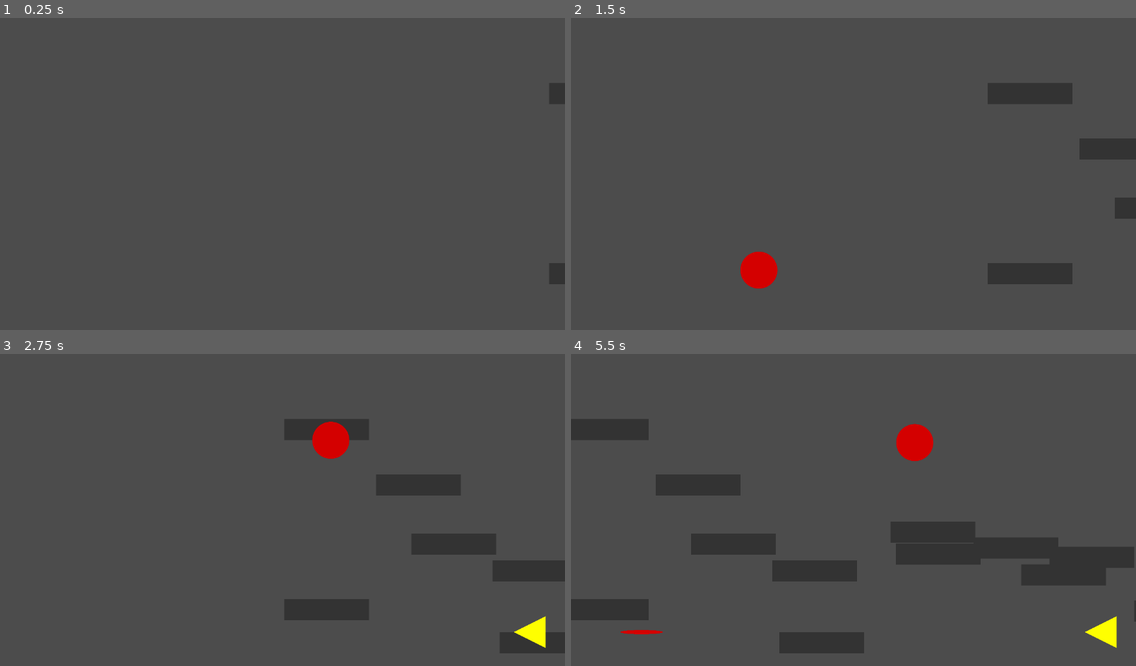
Above: before the commit, frames 1-4 (two rows, left to right).
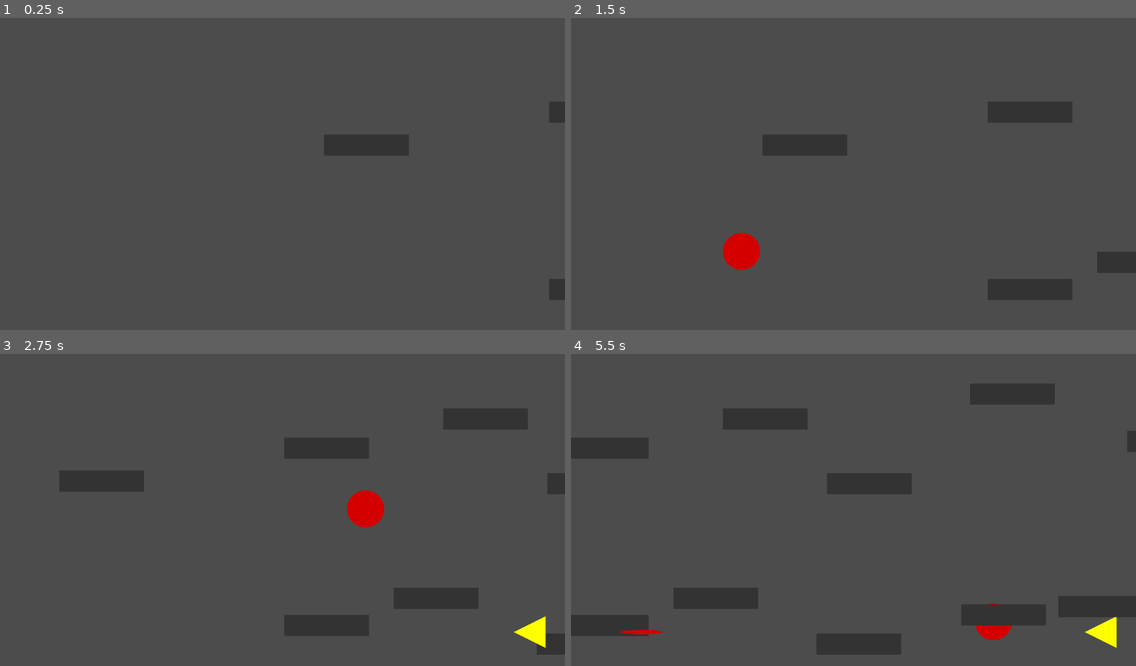
Above: after the commit, the same moments.

Repository: IonAir1/Genre-Mash-Jam
Game: Godot game, scene res://scenes/main.tscn
The game is run twice, just before and just after one commit, with the same random seed, the same clock (stepped at 60 frames per second) and the same inputs.
Inputs (mouse positions are in pixels of both pictures, inside the frame that each line leads up to):
- Up to frame 1 (0.25 s): no input
- Up to frame 2 (1.5 s): move the mouse to (977, 155) at 0.52 s; hold D (right) from 0.53 s (still down); click (977, 155) at 0.6 s; tap W (jump) at 0.77 s; move the mouse to (740, 186) at 1.27 s; click (740, 186) at 1.35 s
- Up to frame 3 (2.75 s): tap W (jump) at 1.52 s; move the mouse to (339, 438) at 2.02 s; release D (right) at 2.03 s; hold A (left) from 2.03 s (still down); click (339, 438) at 2.1 s
- Up to frame 4 (5.5 s): move the mouse to (825, 572) at 2.77 s; release A (left) at 2.78 s; hold D (right) 2.78-4.28 s; click (825, 572) at 2.85 s; tap W (jump) at 3.02, 3.77, 4.52 s; move the mouse to (1023, 553) at 3.52 s; click (1023, 553) at 3.6 s; move the mouse to (684, 460) at 4.27 s; hold A (left) 4.28-5.03 s; click (684, 460) at 4.35 s; move the mouse to (881, 506) at 5.02 s; hold D (right) from 5.03 s (still down); click (881, 506) at 5.1 s

The runs differ from the first frame. In frame 1, 1.6% of the frame differs, in the area x 57-100%, y 20-91%; in frame 2, 6.5%; in frame 3, 10%; in frame 4, 18%, in the area x 0-100%, y 9-97%.

Commit message:
finalized dual platforms

Diff:
--- a/proj/scenes/main.tscn
+++ b/proj/scenes/main.tscn
@@ -1,6 +1,7 @@
-[gd_scene load_steps=3 format=2]
+[gd_scene load_steps=4 format=2]
 
 [ext_resource path="res://scenes/Player.tscn" type="PackedScene" id=1]
+[ext_resource path="res://scenes/Platform.tscn" type="PackedScene" id=2]
 [ext_resource path="res://scripts/main.gd" type="Script" id=3]
 
 [node name="main" type="Node2D"]
@@ -15,4 +16,7 @@
 
 [node name="CollisionPolygon2D" type="CollisionPolygon2D" parent="Node2D"]
 position = Vector2( -1.5874, 3.1748 )
-polygon = PoolVector2Array( 0.338074, -0.851362, 1280.1, 0.293885, 1279.75, 720.75, -0.671265, 720.457, -0.0741234, 0.582956, -2.36768, 1.03123, -14.2709, 735.616, 1285.75, 733.934, 1302.57, -24.5542, -0.0313072, -3.7813 )
+polygon = PoolVector2Array( 0.338074, -0.851362, 1280.1, 0.293885, 1279.75, 720.75, -0.671265, 720.457, -0.0741234, 0.582956, -460.413, -6.1748, -455.57, 1063.13, 1725.96, 1069.13, 1713.98, -450.156, 4.5874, -479.175 )
+
+[node name="Platform" parent="." instance=ExtResource( 2 )]
+position = Vector2( 889.892, 300 )
--- a/proj/scripts/main.gd
+++ b/proj/scripts/main.gd
@@ -10,22 +10,17 @@
 
 	var p = platform.instance()
 	p.position.x = 1400
-	if platy < 250:
-		platy = platy + rand_range(0, 250)
-	elif platy > 550:
-		platy = platy + rand_range(-250, 0)
-	else:
-		platy = platy + rand_range(-250, 250)
+	platy = rand_range(50, 320)
 	p.position.y = platy
 	add_child(p)
-	if platy < -125:
-		time = rand_range(0.3, 0.8)
-	elif platy < 0:
+	if platy < 0:
 		time = rand_range(0.5, 1)
-	elif platy > 125:
-		time = rand_range(0.7, 1.2)
-	elif platy > 0:
-		time = rand_range(1, 1.5)
+	elif platy >= 0:
+		time = rand_range(0.8, 1.5)
+	#elif platy > 125:
+	#	time = rand_range(0.7, 1.2)
+	#elif platy > 0:
+	#	time = rand_range(1, 1.5)
 	yield(get_tree().create_timer(time),"timeout")
 	platform_spawn()
 
@@ -34,22 +29,17 @@
 
 	var p = platform.instance()
 	p.position.x = 1400
-	if platy2 < 250:
-		platy2 = platy2 + rand_range(0, 250)
-	elif platy > 550:
-		platy2 = platy2 + rand_range(-250, 0)
-	else:
-		platy2 = platy2 + rand_range(-250, 250)
+	platy2 = rand_range(430, 700)
 	p.position.y = platy2
 	add_child(p)
-	if platy2 < -125:
-		time = rand_range(0.3, 0.8)
-	elif platy2 < 0:
+	if platy2 < 0:
 		time = rand_range(0.5, 1)
-	elif platy2 > 125:
-		time = rand_range(0.7, 1.2)
-	elif platy2 > 0:
-		time = rand_range(1, 1.5)
+	elif platy2 >= 0:
+		time = rand_range(0.8, 1.5)
+	#elif platy2 > 125:
+	#	time = rand_range(0.7, 1.2)
+	#elif platy2 > 0:
+	#	time = rand_range(1, 1.5)
 	yield(get_tree().create_timer(time),"timeout")
 	platform_spawn2()
 
